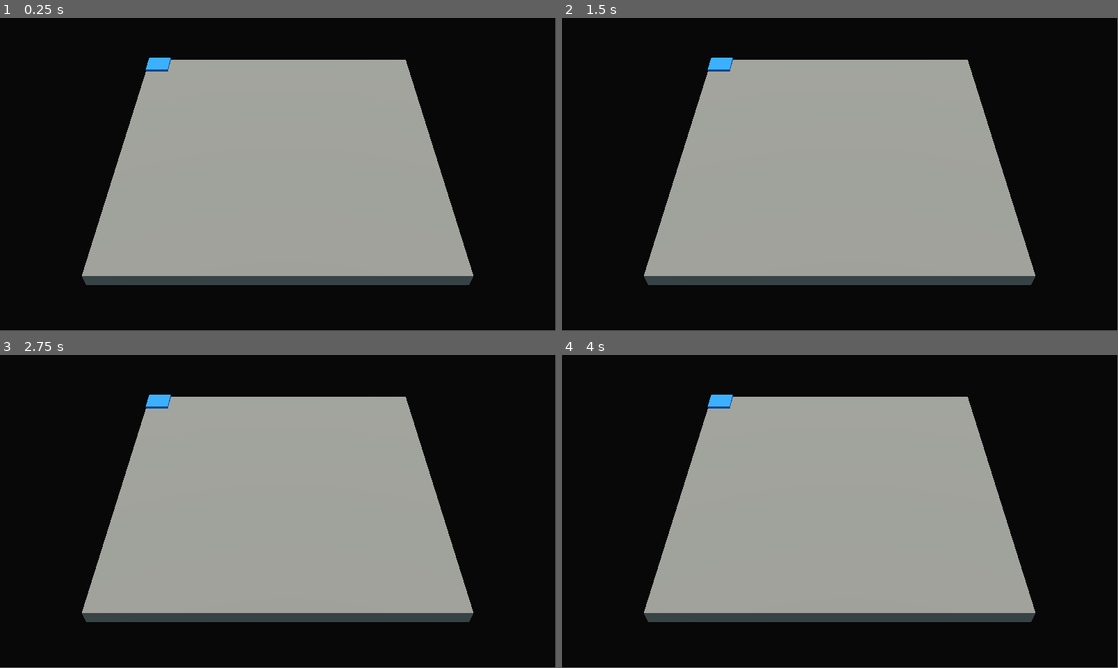
Above: before the commit, frames 1-4 (two rows, left to right).
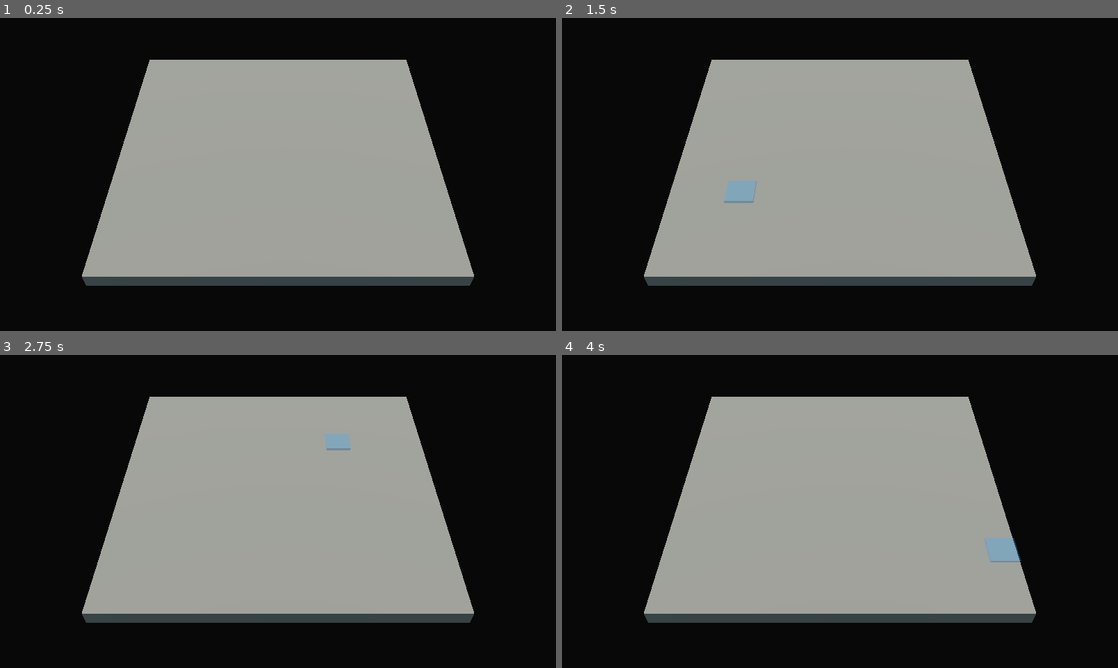
Above: after the commit, the same moments.

Repository: Cybierre-Koffee-Studio/GameOff2023
Game: Godot game, scene res://main.tscn
Two runs of this game, one before a commit and one after it. Both use one fixed random seed, a clock stepped at 60 frames per second and the inputs below.
Inputs (mouse positions are in pixels of both pictures, inside the frame that each line leads up to):
- Up to frame 1 (0.25 s): no input
- Up to frame 2 (1.5 s): tap Enter at 0.5 s; move the mouse to (962, 158) at 0.52 s; tap Space at 1.25 s; move the mouse to (728, 190) at 1.27 s
- Up to frame 3 (2.75 s): tap Enter at 2 s; move the mouse to (333, 442) at 2.02 s
- Up to frame 4 (4 s): tap Space at 2.75 s; move the mouse to (812, 574) at 2.77 s; tap Enter at 3.5 s; move the mouse to (1006, 558) at 3.52 s
In our replay, the window is 799x449 before the commit and 800x450 after it. These sizes can differ from the game's own. Grey fills any space a smaller window leaves; there, only what the larger window draws over its background counts as a difference.

The runs differ from the first frame. In frame 1, 0.6% of the frame differs, in the area x 14-86%, y 12-86%; in frame 2, 1.0%; in frame 3, 0.8%; in frame 4, 1.0%.

Commit message:
emplacement des tuiles sur le mouse over

Diff:
--- /dev/null
+++ b/godot/Plateau.gd
@@ -0,0 +1,17 @@
+extends Node3D
+
+var sceneEmplacementTuile = load("res://emplacement_tuile.tscn")
+var GRID_SIZE = 12
+
+# Called when the node enters the scene tree for the first time.
+func _ready():
+    for i in GRID_SIZE*GRID_SIZE:
+        var emplacementTuile: Node3D = sceneEmplacementTuile.instantiate()
+        emplacementTuile.position.x = 5
+        emplacementTuile.position.z = 2
+        emplacementTuile.position.y = 0.5
+        add_child(emplacementTuile)
+
+# Called every frame. 'delta' is the elapsed time since the previous frame.
+func _process(delta):
+    pass
--- /dev/null
+++ b/godot/emplacement_tuile.gd
@@ -0,0 +1,33 @@
+extends Node3D
+
+@onready var sfo:StandardMaterial3D
+var COLOR_BASE = Color("0062c0")
+var COLOR_BLUR = Color(COLOR_BASE, 0)
+var COLOR_FOCUS = Color(COLOR_BASE, 0.3)
+
+# Called when the node enters the scene tree for the first time.
+func _ready():
+    sfo = StandardMaterial3D.new()
+    sfo.albedo_color = COLOR_BLUR
+    sfo.transparency = BaseMaterial3D.TRANSPARENCY_ALPHA
+    $Mesh.set_surface_override_material(0,sfo)
+    pass # Replace with function body.
+
+
+# Called every frame. 'delta' is the elapsed time since the previous frame.
+func _process(delta):
+    pass
+
+
+func _on_area_3d_mouse_entered():
+    print("mouse_entered")
+    var tween: Tween = create_tween()
+    tween.tween_property(sfo, "albedo_color", COLOR_FOCUS, 0.1).set_ease(Tween.EASE_OUT)
+    pass # Replace with function body.
+
+
+func _on_area_3d_mouse_exited():
+    print("mouse_exited")
+    var tween: Tween = create_tween()
+    tween.tween_property(sfo, "albedo_color", COLOR_BLUR, 0.1).set_ease(Tween.EASE_OUT)
+    pass # Replace with function body.
--- /dev/null
+++ b/godot/emplacement_tuile.tscn
@@ -0,0 +1,27 @@
+[gd_scene load_steps=5 format=3 uid="uid://chrglftj3iktl"]
+
+[ext_resource type="Script" path="res://emplacement_tuile.gd" id="1_lchd5"]
+
+[sub_resource type="BoxMesh" id="BoxMesh_1nb5h"]
+
+[sub_resource type="StandardMaterial3D" id="StandardMaterial3D_hhdc5"]
+transparency = 1
+albedo_color = Color(0.945098, 0, 0.529412, 1)
+
+[sub_resource type="BoxShape3D" id="BoxShape3D_0kx5w"]
+
+[node name="EmplacementTuile" type="Node3D"]
+script = ExtResource("1_lchd5")
+
+[node name="Mesh" type="MeshInstance3D" parent="."]
+transform = Transform3D(1, 0, 0, 0, 0.1, 0, 0, 0, 1, 0, 0.05, 0)
+mesh = SubResource("BoxMesh_1nb5h")
+surface_material_override/0 = SubResource("StandardMaterial3D_hhdc5")
+
+[node name="Area3D" type="Area3D" parent="Mesh"]
+
+[node name="CollisionShape3D" type="CollisionShape3D" parent="Mesh/Area3D"]
+shape = SubResource("BoxShape3D_0kx5w")
+
+[connection signal="mouse_entered" from="Mesh/Area3D" to="." method="_on_area_3d_mouse_entered"]
+[connection signal="mouse_exited" from="Mesh/Area3D" to="." method="_on_area_3d_mouse_exited"]
--- a/godot/main.tscn
+++ b/godot/main.tscn
@@ -1,31 +1,12 @@
-[gd_scene load_steps=5 format=3 uid="uid://4tdtu246g70a"]
+[gd_scene load_steps=3 format=3 uid="uid://4tdtu246g70a"]
 
-[ext_resource type="PackedScene" uid="uid://dgm5lu4n2l3qn" path="res://tuile.tscn" id="1_qrokb"]
-
-[sub_resource type="BoxMesh" id="BoxMesh_4lg6f"]
-
-[sub_resource type="StandardMaterial3D" id="StandardMaterial3D_7dmj3"]
-albedo_color = Color(0.352941, 0.352941, 0.352941, 1)
+[ext_resource type="PackedScene" uid="uid://dcwawxg5537wa" path="res://plateau.tscn" id="2_8jvwn"]
 
 [sub_resource type="Environment" id="Environment_vyuhg"]
 background_mode = 1
 background_color = Color(0.0313726, 0.0313726, 0.0313726, 1)
 
 [node name="Main" type="Node3D"]
-
-[node name="Plateau" type="Node3D" parent="."]
-
-[node name="Mesh" type="MeshInstance3D" parent="Plateau"]
-transform = Transform3D(12, 0, 0, 0, 0.5, 0, 0, 0, 12, 0, 0.25, 0)
-mesh = SubResource("BoxMesh_4lg6f")
-skeleton = NodePath("../..")
-surface_material_override/0 = SubResource("StandardMaterial3D_7dmj3")
-
-[node name="TrucInvisiblePourPivoterCorrectement" type="MeshInstance3D" parent="Plateau"]
-transform = Transform3D(12, 0, 0, 0, 0.5, 0, 0, 0, 12, 0, -0.25, 0)
-visible = false
-mesh = SubResource("BoxMesh_4lg6f")
-skeleton = NodePath("../..")
 
 [node name="Camera3D" type="Camera3D" parent="."]
 transform = Transform3D(1, 0, 0, 0, 0.707107, 0.707107, 0, -0.707107, 0.707107, 0, 14, 15.097)
@@ -41,5 +22,4 @@
 transform = Transform3D(0.524519, -0.664061, 0.532825, 0.353553, 0.739199, 0.573223, -0.774519, -0.112285, 0.622505, 15.712, 11.9861, 5.79846)
 light_color = Color(0.72549, 0.858824, 0.886275, 1)
 
-[node name="Tuile" parent="." instance=ExtResource("1_qrokb")]
-transform = Transform3D(1, 0, 0, 0, 1, 0, 0, 0, 1, -6, 0.5, -6)
+[node name="Plateau2" parent="." instance=ExtResource("2_8jvwn")]
--- /dev/null
+++ b/godot/plateau.gd
@@ -0,0 +1,17 @@
+extends Node3D
+
+var sceneEmplacementTuile = load("res://emplacement_tuile.tscn")
+var GRID_SIZE = 12
+
+# Called when the node enters the scene tree for the first time.
+func _ready():
+    for i in GRID_SIZE*GRID_SIZE:
+        var emplacementTuile: Node3D = sceneEmplacementTuile.instantiate()
+        emplacementTuile.position.x = i/GRID_SIZE - 5.5
+        emplacementTuile.position.z = i%GRID_SIZE - 5.5
+        emplacementTuile.position.y = 0.5
+        add_child(emplacementTuile)
+
+# Called every frame. 'delta' is the elapsed time since the previous frame.
+func _process(delta):
+    pass
--- /dev/null
+++ b/godot/plateau.tscn
@@ -0,0 +1,23 @@
+[gd_scene load_steps=4 format=3 uid="uid://dcwawxg5537wa"]
+
+[ext_resource type="Script" path="res://plateau.gd" id="1_5d00w"]
+
+[sub_resource type="BoxMesh" id="BoxMesh_i4pbh"]
+
+[sub_resource type="StandardMaterial3D" id="StandardMaterial3D_atdo0"]
+albedo_color = Color(0.352941, 0.352941, 0.352941, 1)
+
+[node name="Plateau" type="Node3D"]
+script = ExtResource("1_5d00w")
+
+[node name="Mesh" type="MeshInstance3D" parent="."]
+transform = Transform3D(12, 0, 0, 0, 0.5, 0, 0, 0, 12, 0, 0.25, 0)
+mesh = SubResource("BoxMesh_i4pbh")
+skeleton = NodePath("../..")
+surface_material_override/0 = SubResource("StandardMaterial3D_atdo0")
+
+[node name="TrucInvisiblePourPivoterCorrectement" type="MeshInstance3D" parent="."]
+transform = Transform3D(12, 0, 0, 0, 0.5, 0, 0, 0, 12, 0, -0.25, 0)
+visible = false
+mesh = SubResource("BoxMesh_i4pbh")
+skeleton = NodePath("../..")
--- a/godot/project.godot
+++ b/godot/project.godot
@@ -15,6 +15,11 @@
 config/features=PackedStringArray("4.1", "GL Compatibility")
 config/icon="res://icon.svg"
 
+[display]
+
+window/size/viewport_width=1280
+window/size/viewport_height=720
+
 [rendering]
 
 renderer/rendering_method="gl_compatibility"
